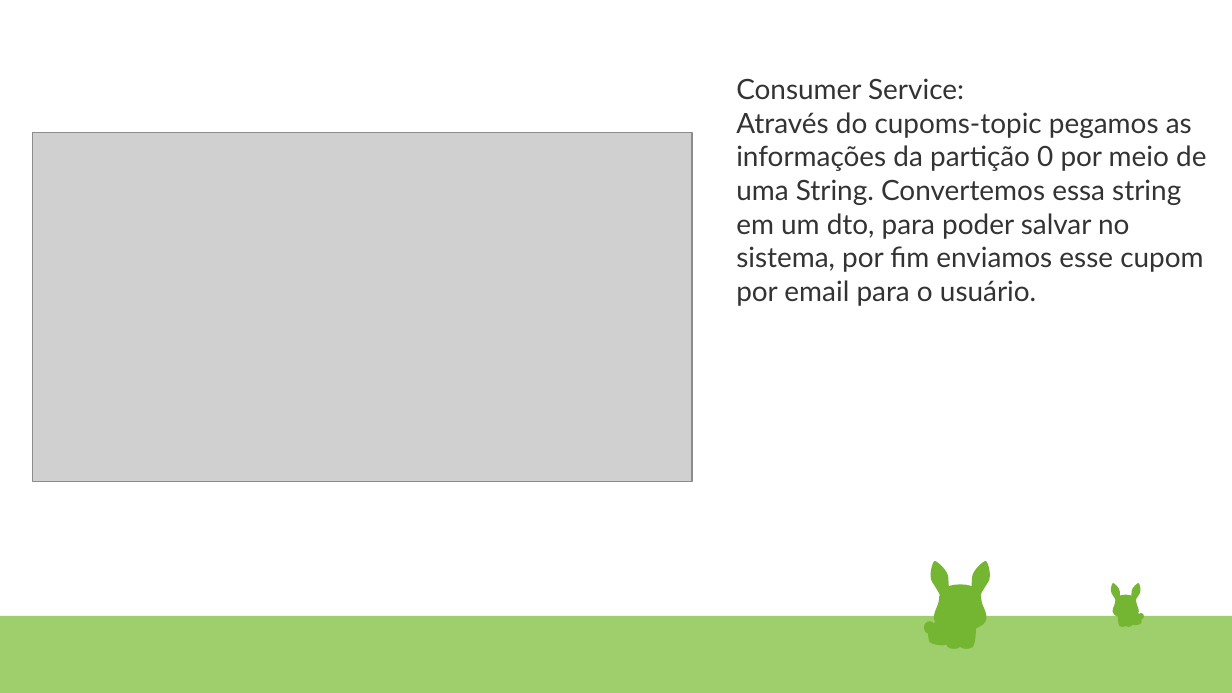
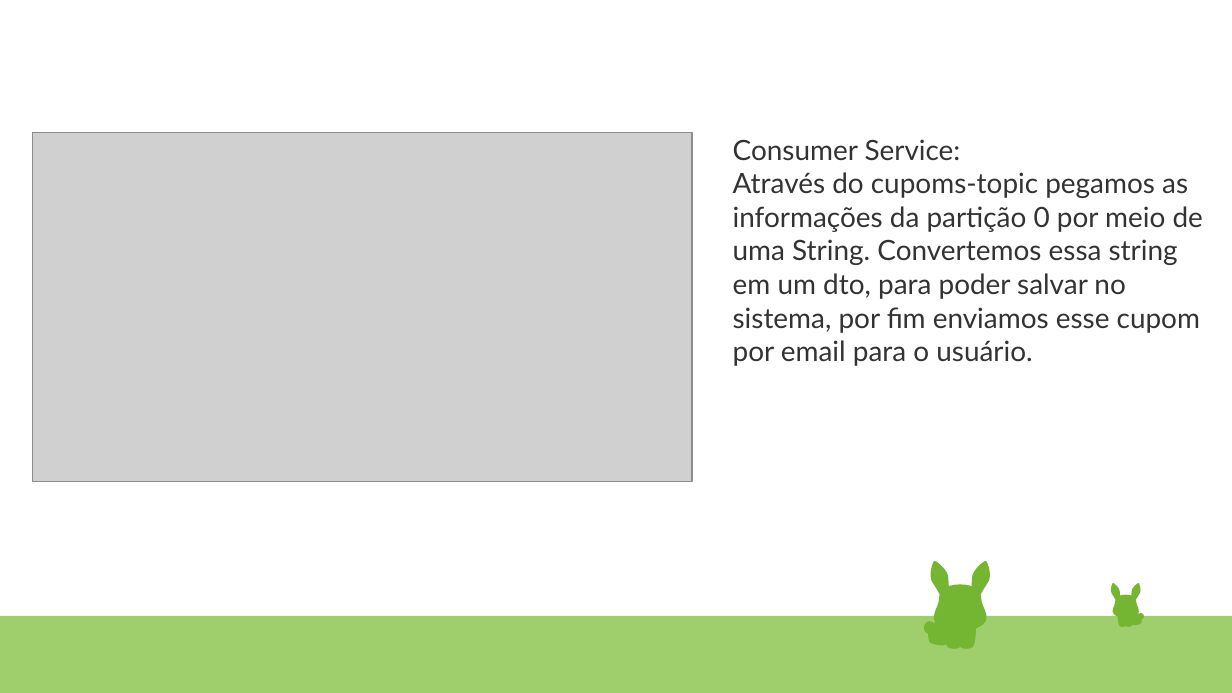
Before and after one commit to Felipe-Noguez/trabalho-final-spring, a slide deck: slide 6 of Apresentacao Pokestore - Kafka.pptx. Drawn at 1232x693 pixels with LibreOffice and Linux fonts; fonts in the diff are those of the drawing; grey boxes stand for pictures. Boxes give left, top, right and bottom in pixels: in the first picture for what was removed or moved away, otherwise in the second. Text is boxed around its words. In the diff, an @@ line names an element or a change of style, - is before the commit and + after.

```diff
--- a/Apresentacao Pokestore - Kafka.pptx
+++ b/Apresentacao Pokestore - Kafka.pptx
@@ text "Consumer Service:": place and size @@
-text "Consumer Service:" at <box>736,78,1206,306</box>
+text "Consumer Service:" at <box>733,139,1203,366</box>
```
Also in this commit, not shown: 5 other slides changed.
